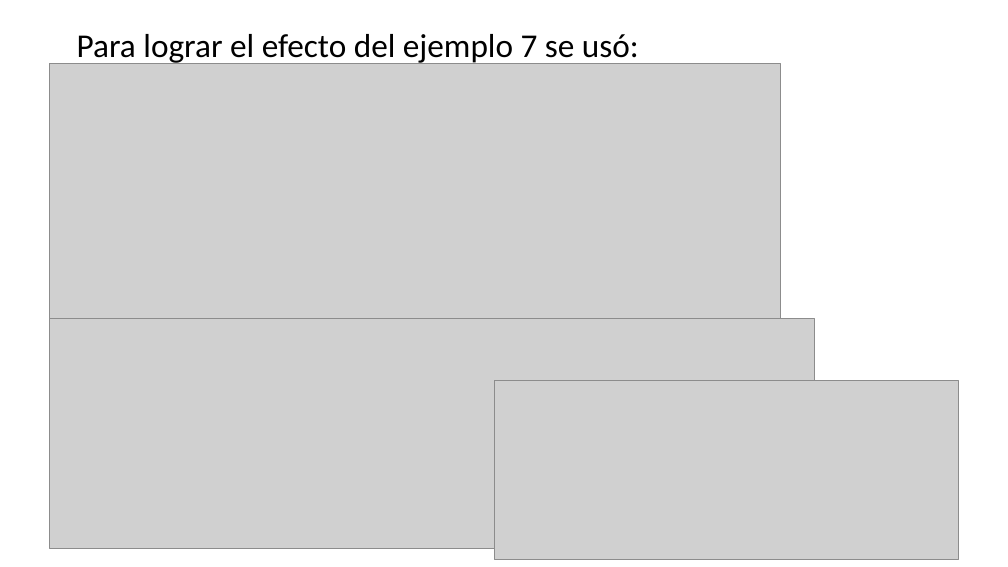
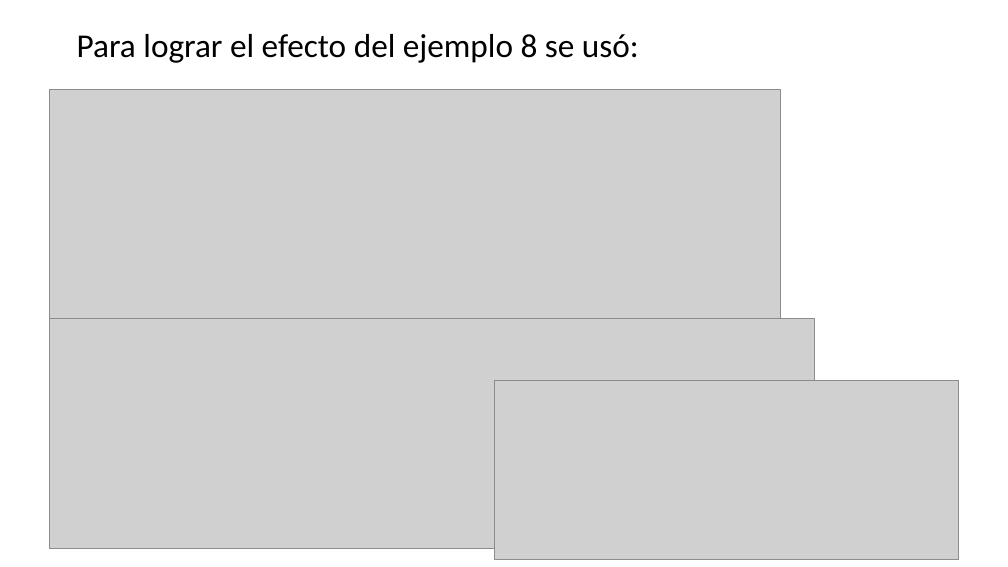
Before and after one commit to programacionestructurada/2021-2, a slide deck: slide 40 of U1_Introduccion_a_la_programacion/Unidad_01_Introduccion_a_la_programacion_2.pptx. Drawn at 1008x567 pixels with LibreOffice and Linux fonts; fonts in the diff are those of the drawing; grey boxes stand for pictures. Boxes give left, top, right and bottom in pixels: in the first picture for what was removed or moved away, otherwise in the second. Text is boxed around its words. In the diff, an @@ line names an element or a change of style, - is before the commit and + after.

```diff
--- a/U1_Introduccion_a_la_programacion/Unidad_01_Introduccion_a_la_programacion_2.pptx
+++ b/U1_Introduccion_a_la_programacion/Unidad_01_Introduccion_a_la_programacion_2.pptx
@@ text at bbox=[77, 34, 639, 63]: text changed @@
-Para lograr el efecto del ejemplo 7 se usó:
+Para lograr el efecto del ejemplo 8 se usó:
@@ picture: place and size @@
-picture at bbox=[50, 64, 781, 319]
+picture at bbox=[50, 89, 781, 318]
```
Also in this commit, not shown: 5 other slides changed, 1 slide added, 2 slides removed, 28 other files.
